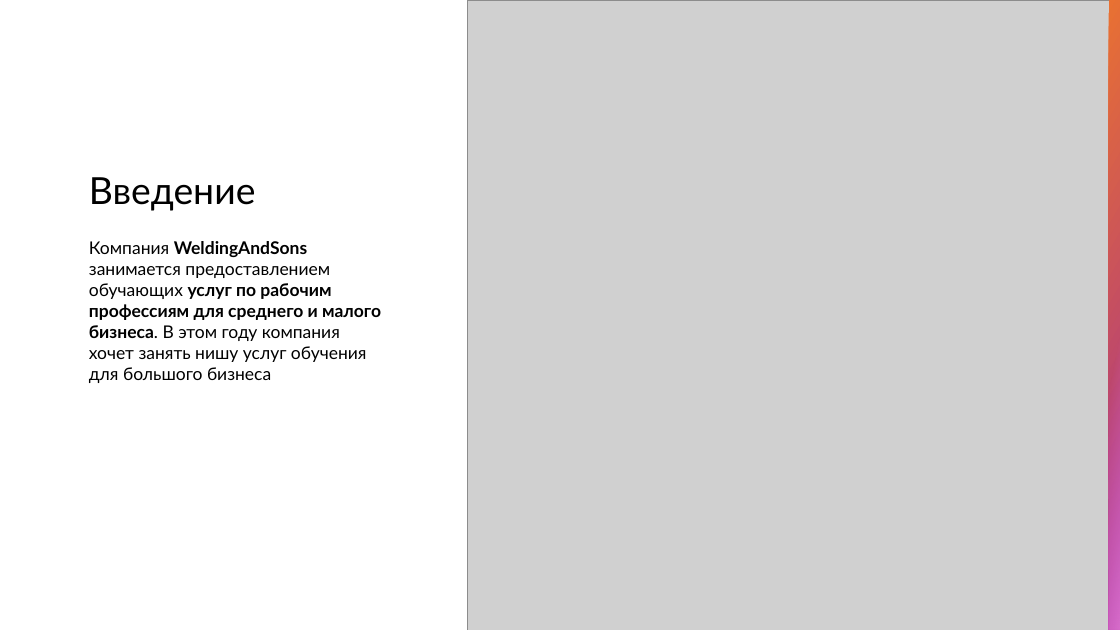
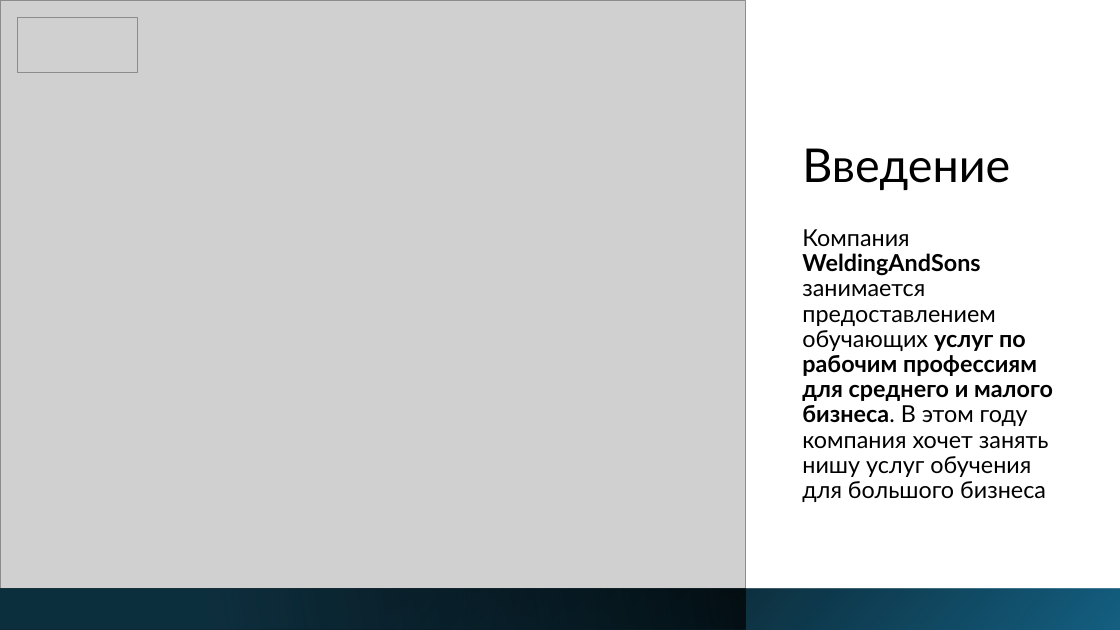
Before and after one commit to QuanticTeam/AtomSkills2024, a slide deck: slide 2 of docs/Презентация продукта.pptx. Drawn at 1120x630 pixels with LibreOffice and Linux fonts; fonts in the diff are those of the drawing; grey boxes stand for pictures. Boxes give left, top, right and bottom in pixels: in the first picture for what was removed or moved away, otherwise in the second. Text is boxed around its words. In the diff, an @@ line names an element or a change of style, - is before the commit and + after.

```diff
--- a/docs/Презентация продукта.pptx
+++ b/docs/Презентация продукта.pptx
@@ picture: place and size @@
-picture at (467,0,1120,630)
+picture at (0,0,745,589)
@@ picture added at (18,18,138,72) @@
@@ rectangle removed at (1109,0,1120,630) @@
@@ title "Введение": place and size @@
-title "Введение" at (89,177,256,211)
+title "Введение" at (802,148,1010,190)
@@ title "Введение" at (802,148,1010,190): size 32 to 40 pt @@
@@ text "Компания WeldingAndSons занимается предоставлением обучающих ...": place and size @@
-text "Компания WeldingAndSons занимается предоставлением обучающих ..." at (89,241,381,383)
+text "Компания WeldingAndSons занимается предоставлением обучающих ..." at (802,229,1053,502)
@@ text "Компания WeldingAndSons занимается предоставлением обучающих ..." at (802,229,1053,502): size 15 to 20 pt; line spacing 1 to 0.9 @@
@@ rectangle removed at (1109,324,1120,630) @@
@@ rectangle added at (0,589,1120,630), fill gradient #000000 to #156082 @@
@@ rectangle added at (0,589,746,630), fill gradient #104862 to #000000 @@
```
Also in this commit, not shown: 7 other slides changed, 3 slides added, 6 slides removed.
